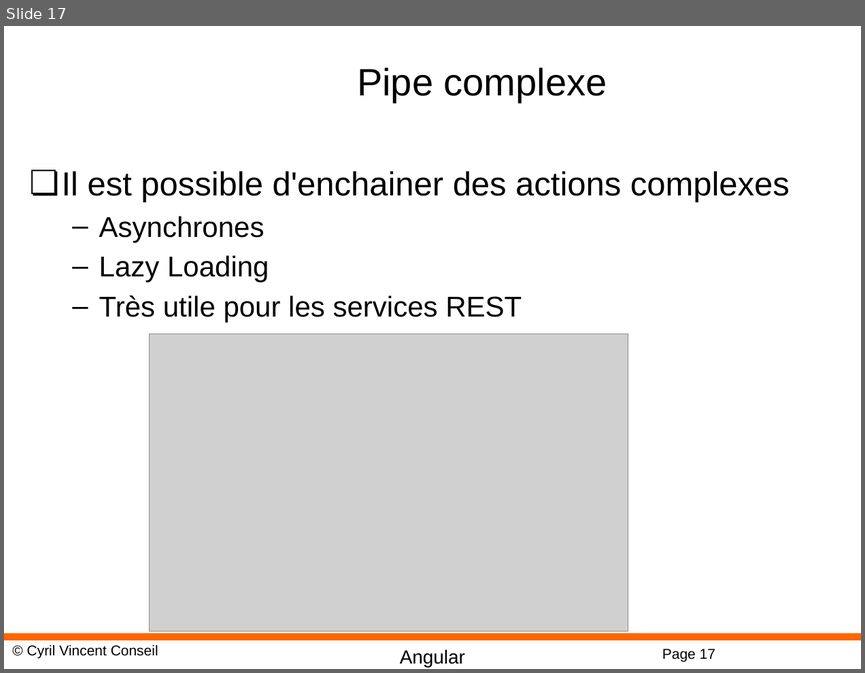
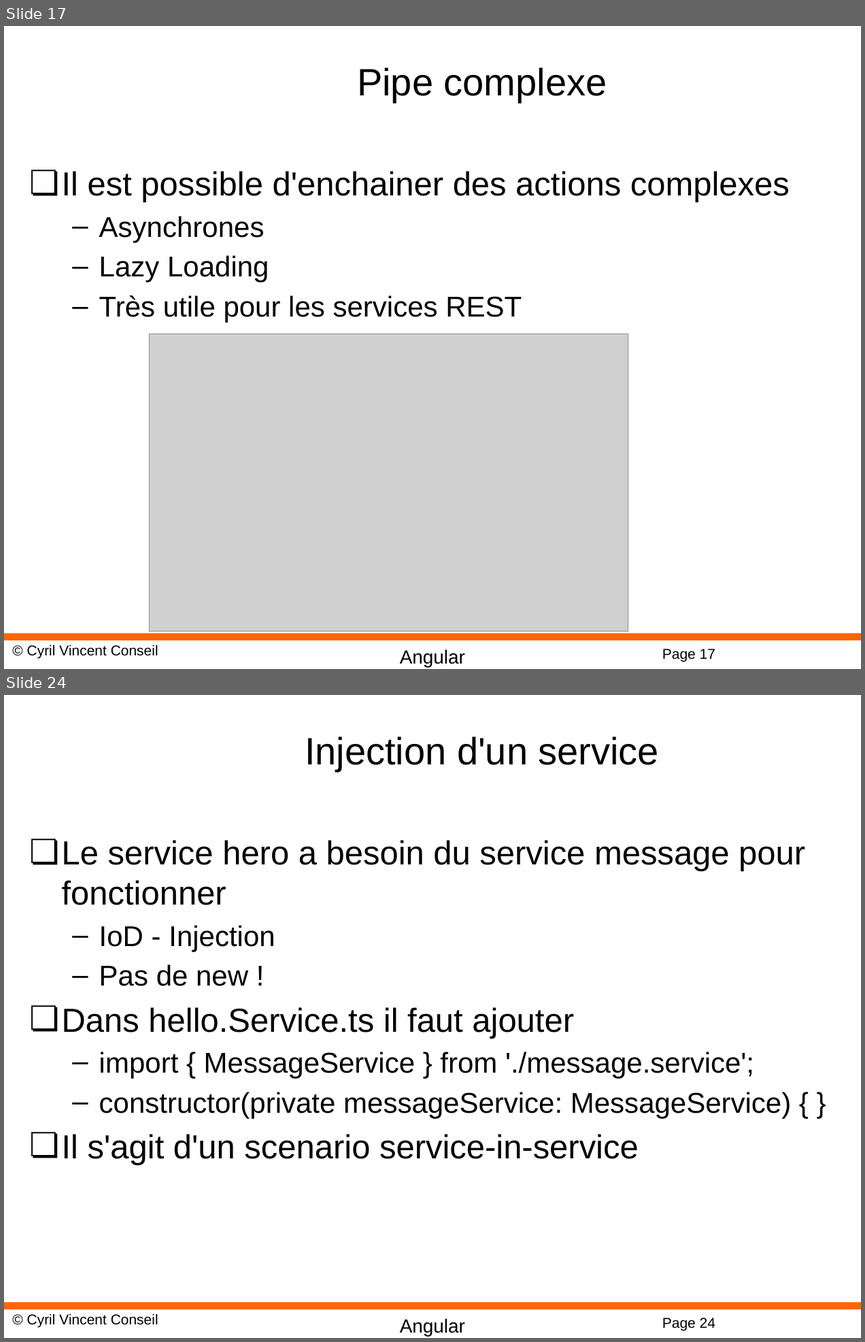
Before and after one commit to cyrilvincent/POE, a slide deck: ppt/angular/Angular13-RXJS.pptx. Shown one above the other, each under a label of ours: slide 17 before the commit, slides 17 and 24 after it; the slides between them are not shown. The pictures are 865x673 and 865x1342 pixels, drawn with LibreOffice and Linux fonts; fonts in the diff are those of the drawing; grey boxes stand for pictures; background and template pictures are left out. Boxes give left, top, right and bottom in pixels: in the first picture for what was removed or moved away, otherwise in the second. Text is boxed around its words. In the diff, an @@ line names an element or a change of style, - is before the commit and + after.

```diff
--- a/ppt/angular/Angular13-RXJS.pptx
+++ b/ppt/angular/Angular13-RXJS.pptx
@@ slide 24 added at [4,695,861,1338], background #FFFFFF; not listed: 4 template elements that a slide beside it also shows @@
@@ title added at [305,736,659,772], 32 pt, text #000000 @@
+Injection d'un service
@@ text added at [62,840,805,1165], 28 pt, text #000000 @@
+❏ Le service hero a besoin du service message pour fonctionner
+  – IoD - Injection
+  – Pas de new !
+❏ Dans hello.Service.ts il faut ajouter
+  – import { MessageService } from './message.service';
+  – constructor(private messageService: MessageService) { }
+❏ Il s'agit d'un scenario service-in-service
```
Also in this commit, not shown: 8 other slides added, 10 other files.
